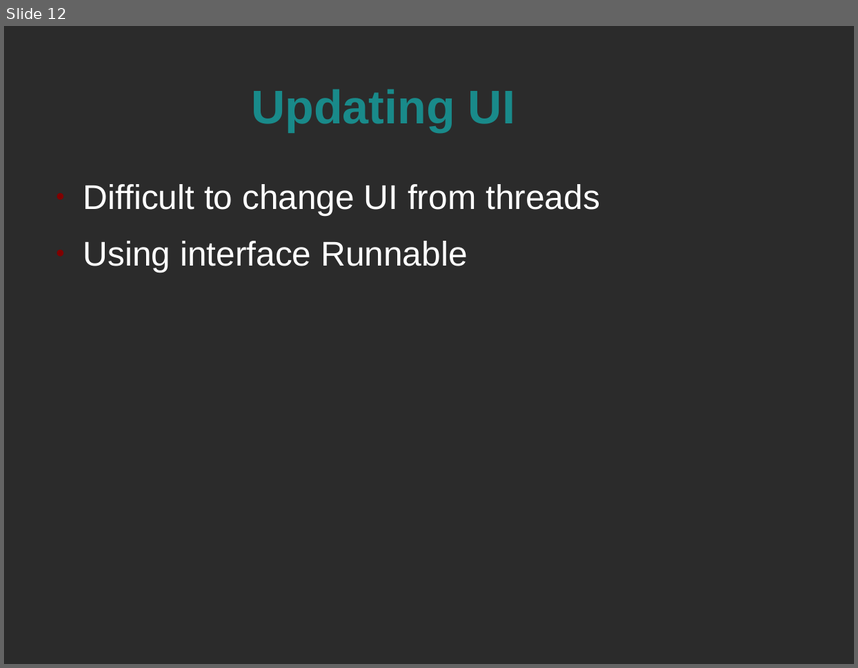
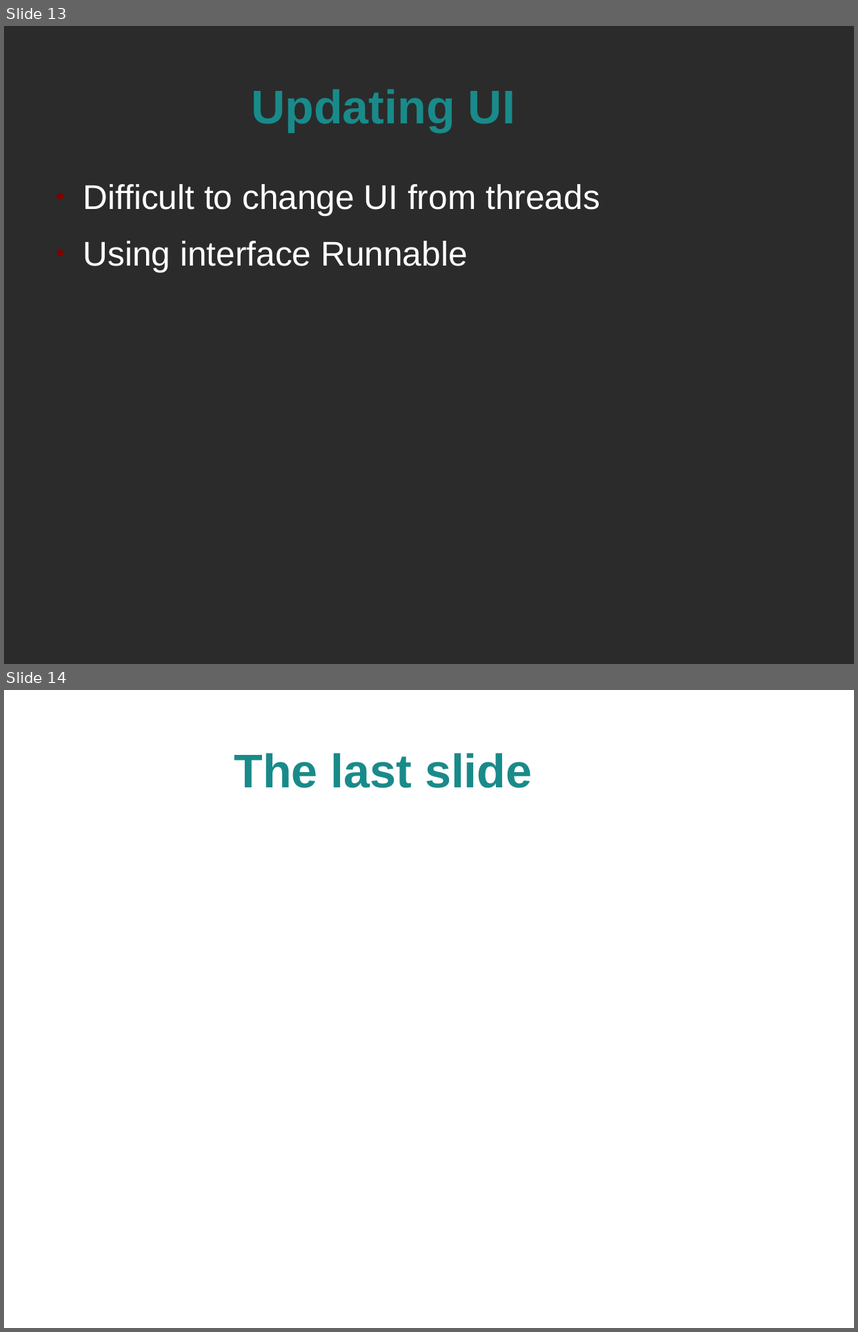
Before and after one commit to simara-svatopluk/LOST, a slide deck: presentation.odp. Shown one above the other, each under a label of ours: slide 12 before the commit, slides 13 and 14 after it. The pictures are 858x668 and 858x1332 pixels, drawn with LibreOffice and Linux fonts; fonts in the diff are those of the drawing; background and template pictures are left out; a plain dark background stands for a picture behind light text. Boxes give left, top, right and bottom in pixels: in the first picture for what was removed or moved away, otherwise in the second. Text is boxed around its words. In the diff, an @@ line names an element or a change of style, - is before the commit and + after.

```diff
--- a/presentation.odp
+++ b/presentation.odp
@@ slide 14 added at (4, 690, 854, 1328), background picture (left out) @@
@@ title added at (234, 753, 532, 788), 44 pt, text #198A8A, bold @@
+The last slide
@@ what was slide 12 is now slide 13 @@
```
Also in this commit, not shown: 1 slide changed, 1 other slide added.
